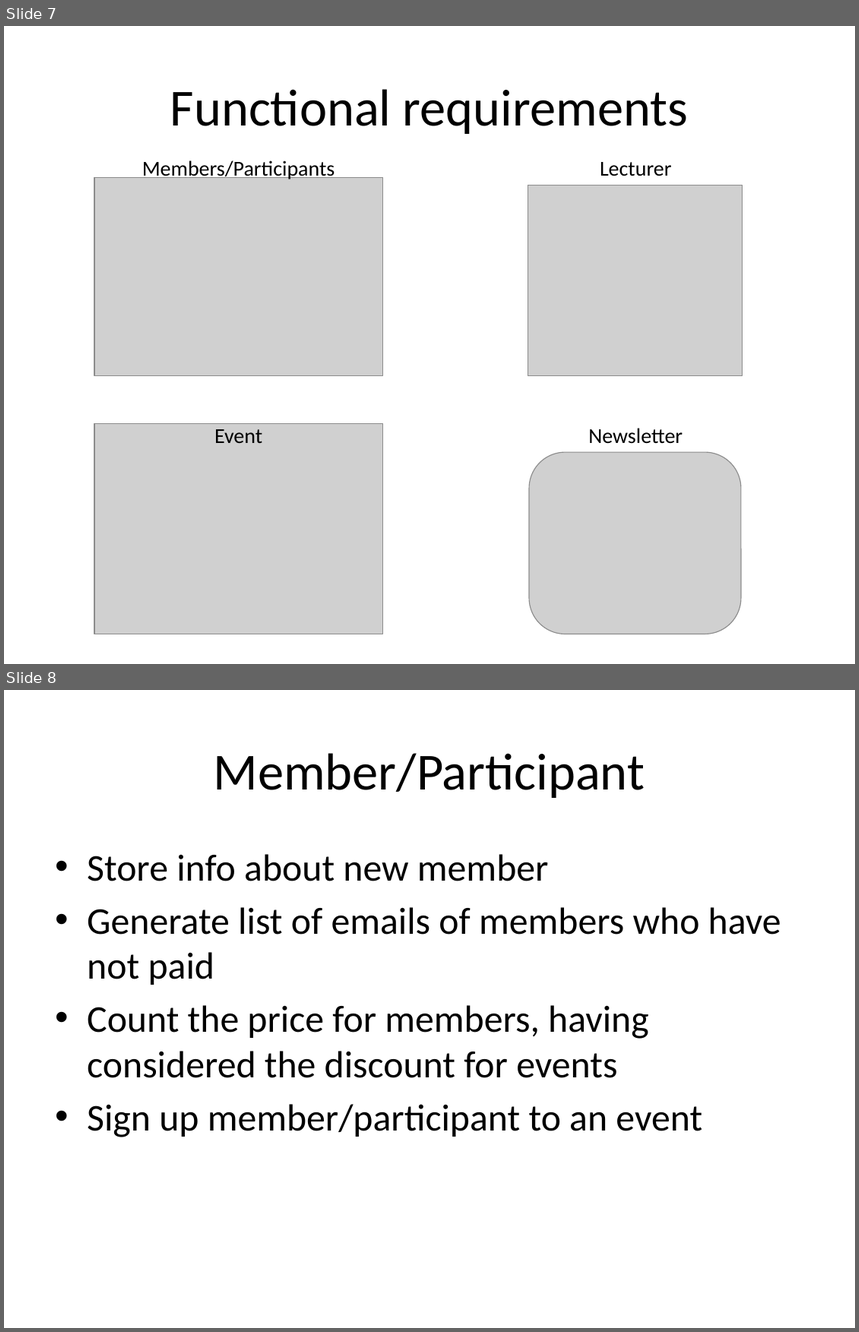
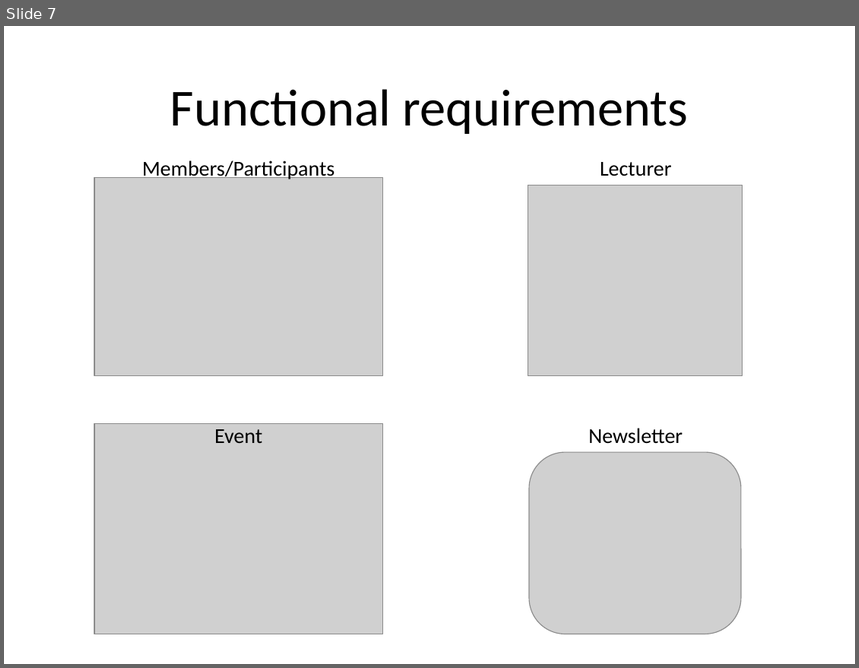
Before and after one commit to 11michi11/SEP1, a slide deck: Appendixes/FinalAnalysis.pptx. Shown one above the other, each under a label of ours: slides 7 and 8 before the commit, slide 7 after it. The pictures are 859x1332 and 859x668 pixels, drawn with LibreOffice and Linux fonts; fonts in the diff are those of the drawing; grey boxes stand for pictures. Boxes give left, top, right and bottom in pixels: in the first picture for what was removed or moved away, otherwise in the second. Text is boxed around its words. In the diff, an @@ line names an element or a change of style, - is before the commit and + after.

```diff
--- a/Appendixes/FinalAnalysis.pptx
+++ b/Appendixes/FinalAnalysis.pptx
@@ slide 8 removed at box(4, 690, 855, 1328), background #FFFFFF @@
@@ title removed at box(214, 753, 645, 798) @@
-Member/Participant
@@ text removed at box(87, 854, 781, 1138) @@
-• Store info about new member
-• Generate list of emails of members who have not paid
-• Count the price for members, having considered the discount for events
-• Sign up member/participant to an event
```
Also in this commit, not shown: 2 slides changed, 6 other slides removed, 2 other files.
